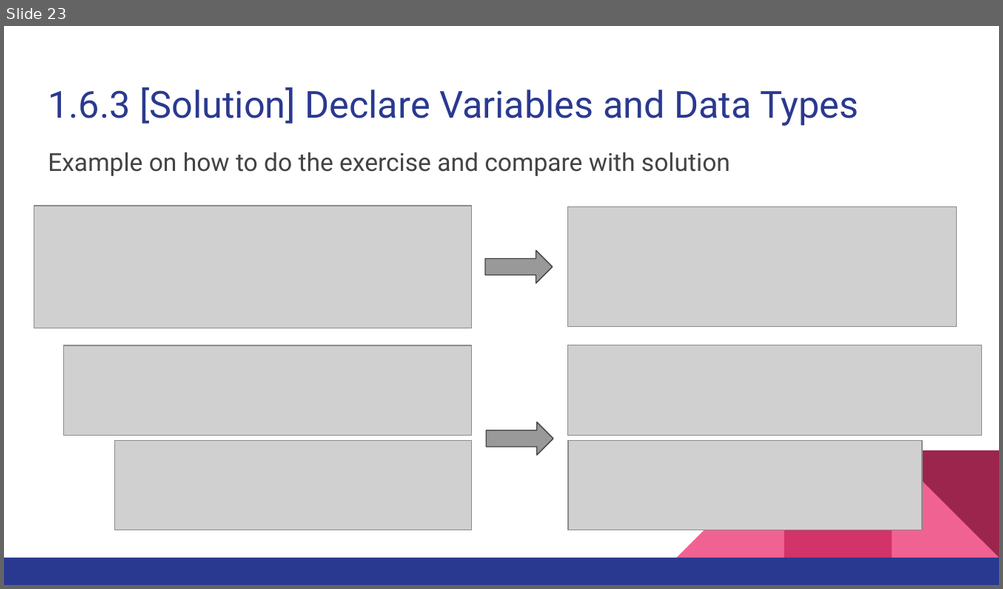
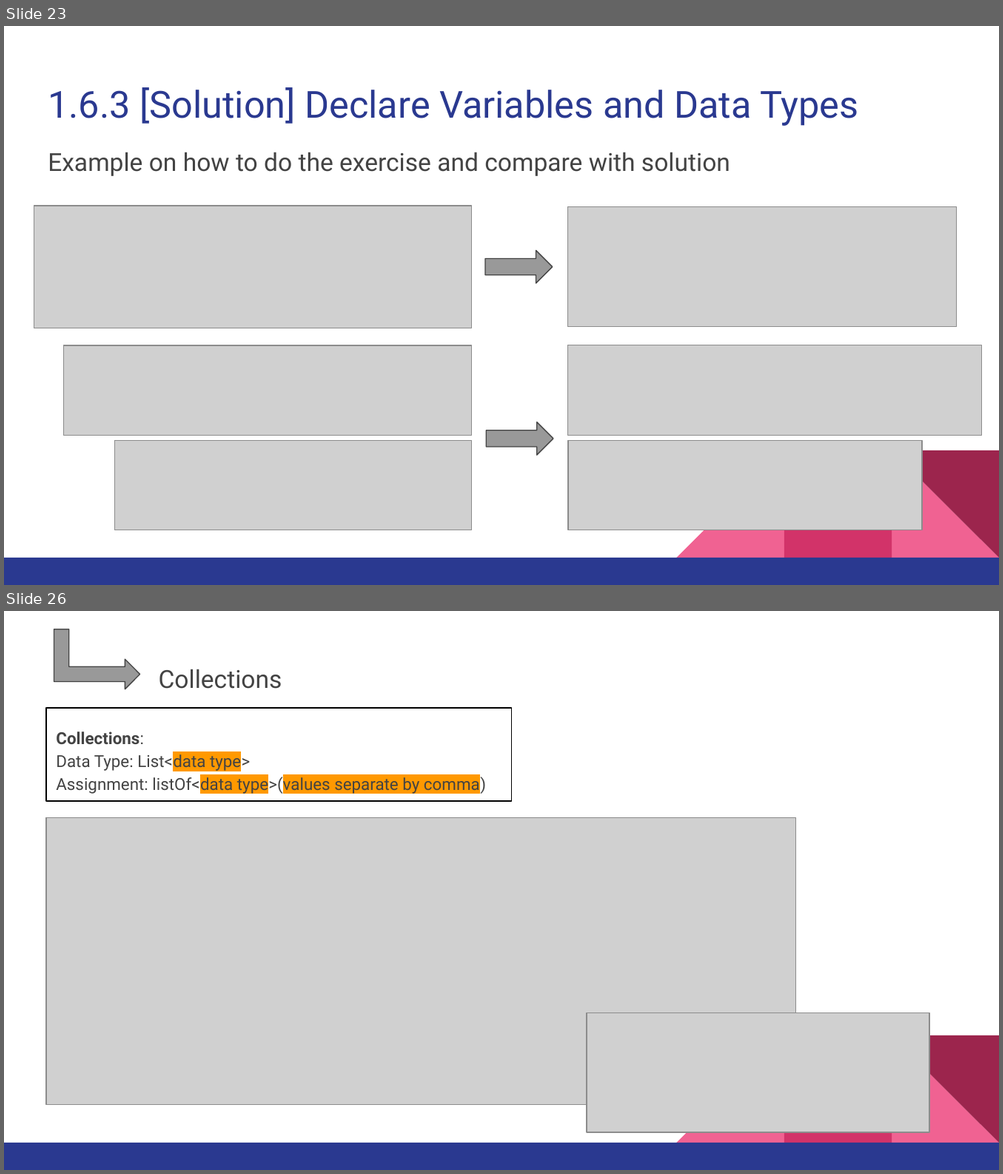
Before and after one commit to ferryyuwono/android-beginner, a slide deck: Beginner Level for Android Development using Kotlin - Module 1.pptx. Shown one above the other, each under a label of ours: slide 23 before the commit, slides 23 and 26 after it; the slides between them are not shown. The pictures are 1003x589 and 1003x1174 pixels, drawn with LibreOffice and Linux fonts; fonts in the diff are those of the drawing; grey boxes stand for pictures. Boxes give left, top, right and bottom in pixels: in the first picture for what was removed or moved away, otherwise in the second. Text is boxed around its words. In the diff, an @@ line names an element or a change of style, - is before the commit and + after.

```diff
--- a/Beginner Level for Android Development using Kotlin - Module 1.pptx
+++ b/Beginner Level for Android Development using Kotlin - Module 1.pptx
@@ slide 26 added at (4, 611, 999, 1170), background #FFFFFF; not listed: 5 template elements that a slide beside it also shows @@
@@ bent up arrow added at (54, 629, 139, 689), fill #999999, outline #434343 0.75 pt @@
@@ text added at (159, 669, 282, 689), 18 pt, text #434343 @@
+Collections
@@ rectangle added at (45, 707, 511, 801), outline #000000 0.75 pt, 12 pt, text #434343 @@
+Collections:
+Data Type: List<data type>
+Assignment: listOf<data type>(values separate by comma)
@@ picture added at (45, 818, 796, 1105) @@
@@ picture added at (587, 1013, 929, 1133) @@
```
Also in this commit, not shown: 11 slides changed, 6 other slides added, 7 slides removed.
